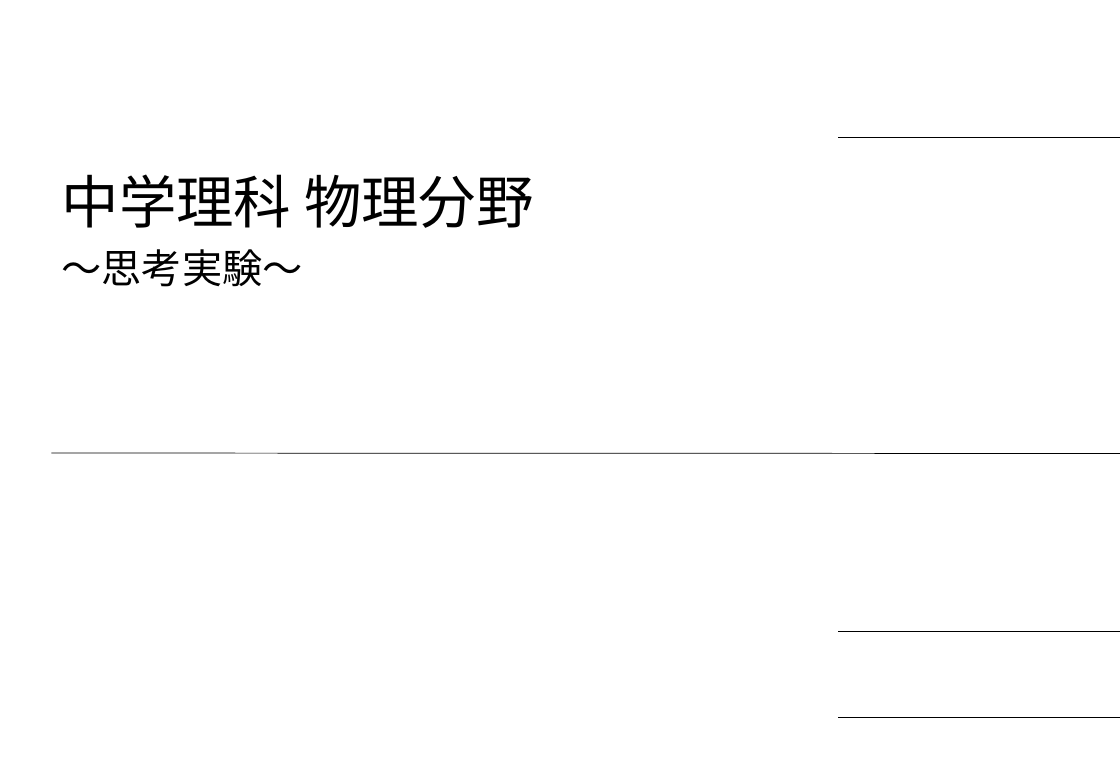
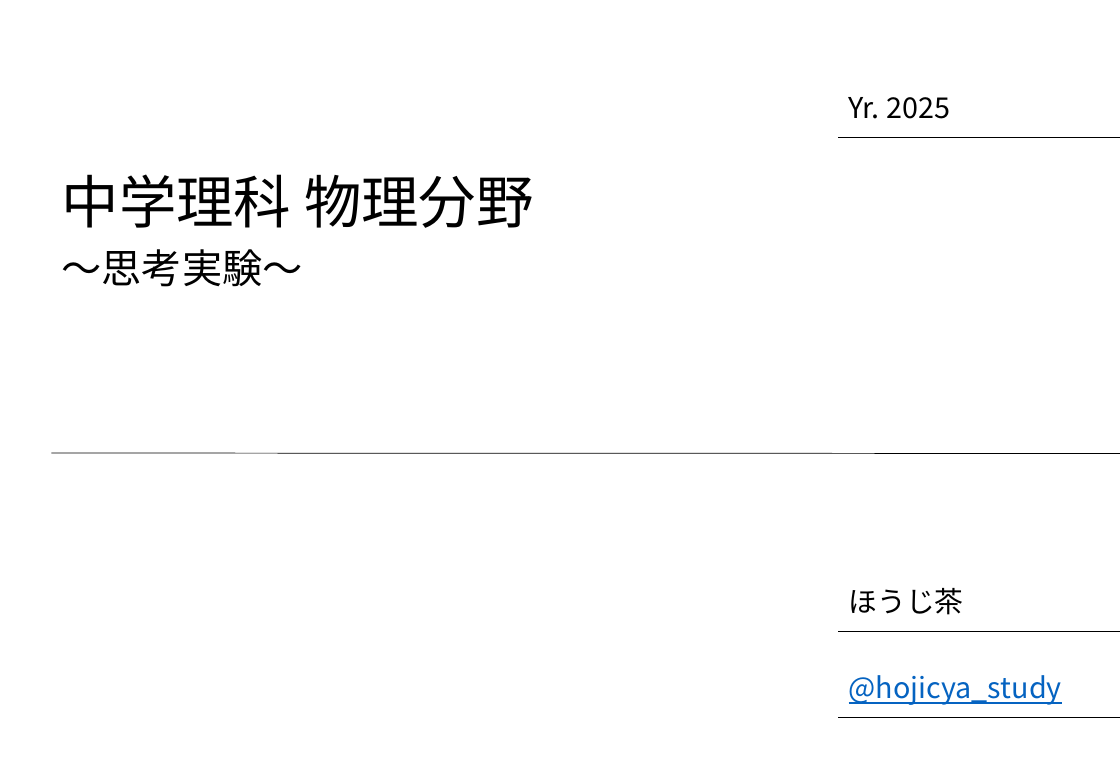
Before and after one commit to Kitocya/kitocya.github.io, a slide deck: slide 1 of JP/JPF01_slide_TE.pptx. Drawn at 1120x775 pixels with LibreOffice and Linux fonts; fonts in the diff are those of the drawing; background and template pictures are left out. Boxes give left, top, right and bottom in pixels: in the first picture for what was removed or moved away, otherwise in the second. Text is boxed around its words. In the diff, an @@ line names an element or a change of style, - is before the commit and + after.

```diff
--- a/JP/JPF01_slide_TE.pptx
+++ b/JP/JPF01_slide_TE.pptx
@@ text added at [849,97,950,119], 20 pt, text #000000 @@
+Yr. 2025
@@ text added at [849,588,964,615], 20 pt, text #000000 @@
+ほうじ茶
@@ text added at [849,675,1062,705], 20 pt, text #0563C1, underline @@
+@hojicya_study
```
Also in this commit, not shown: 7 other slides changed, 1 slide added, 2 slides removed, 3 other files.
